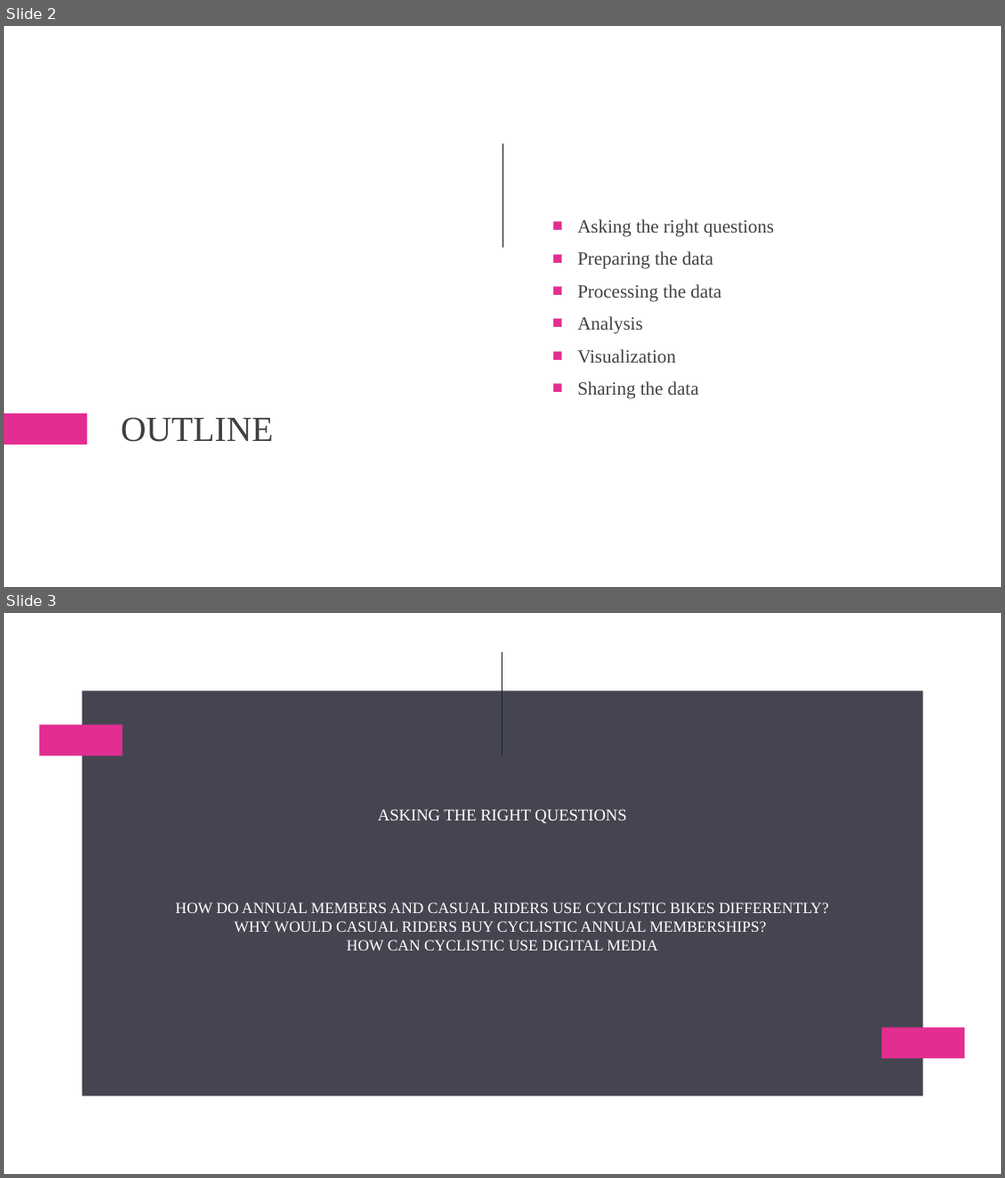
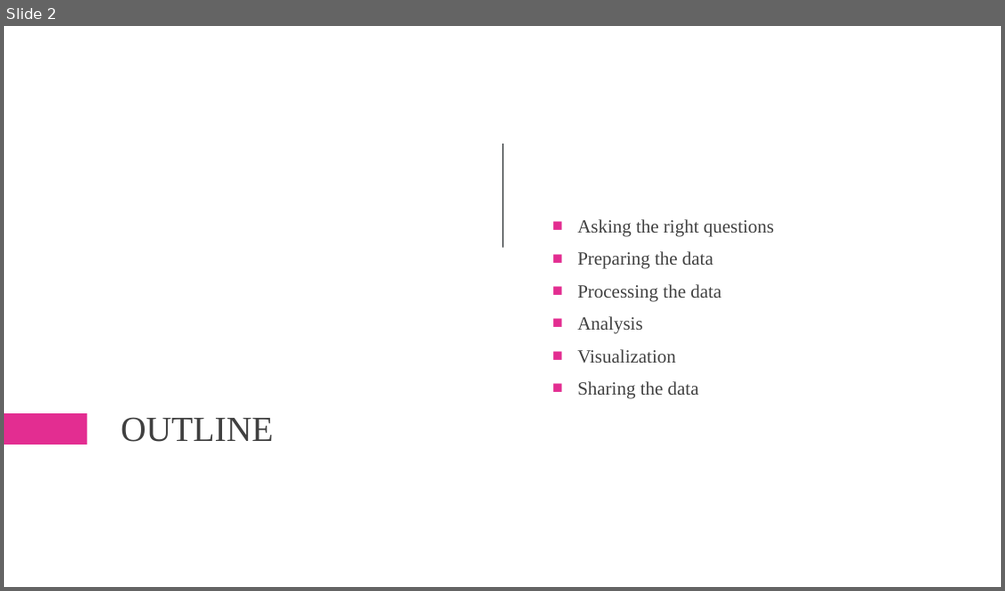
Before and after one commit to MuhammadOwais766/Google_Case_Study, a slide deck: Case_Study_Presentation.pptx. Shown one above the other, each under a label of ours: slides 2 and 3 before the commit, slide 2 after it. The pictures are 1005x1178 and 1005x591 pixels, drawn with LibreOffice and Linux fonts; fonts in the diff are those of the drawing. Boxes give left, top, right and bottom in pixels: in the first picture for what was removed or moved away, otherwise in the second. Text is boxed around its words. In the diff, an @@ line names an element or a change of style, - is before the commit and + after.

```diff
--- a/Case_Study_Presentation.pptx
+++ b/Case_Study_Presentation.pptx
@@ slide 3 removed at [4,613,1001,1174], background #FFFFFF @@
@@ rectangle removed at [502,652,502,755] @@
@@ rectangle removed at [81,690,923,1096] @@
@@ rectangle removed at [39,724,122,755] @@
@@ text removed at [378,809,626,823] @@
-ASKING THE RIGHT QUESTIONS
@@ title removed at [176,902,829,950] @@
-HOW DO ANNUAL MEMBERS AND CASUAL RIDERS USE CYCLISTIC BIKES DIFFERENTLY?
-WHY WOULD CASUAL RIDERS BUY CYCLISTIC ANNUAL MEMBERSHIPS?
-HOW CAN CYCLISTIC USE DIGITAL MEDIA
@@ rectangle removed at [882,1027,965,1059] @@
```
Also in this commit, not shown: 4 slides changed, 11 slides added, 11 other slides removed, 8 other files.
